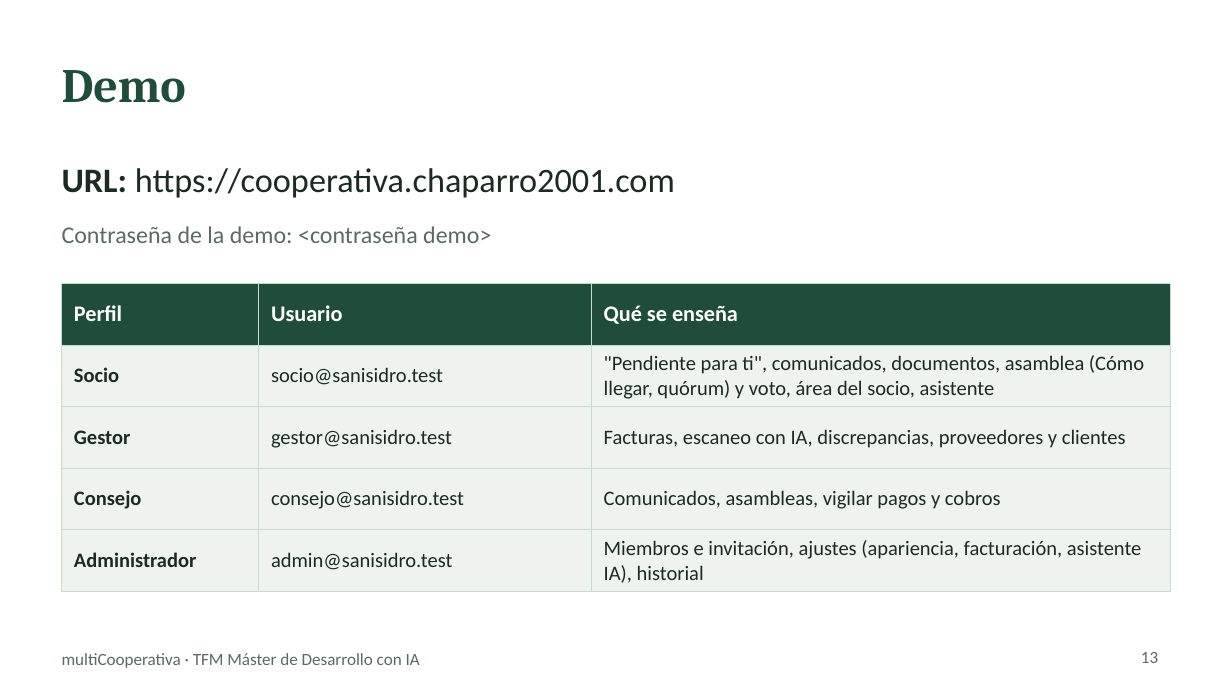
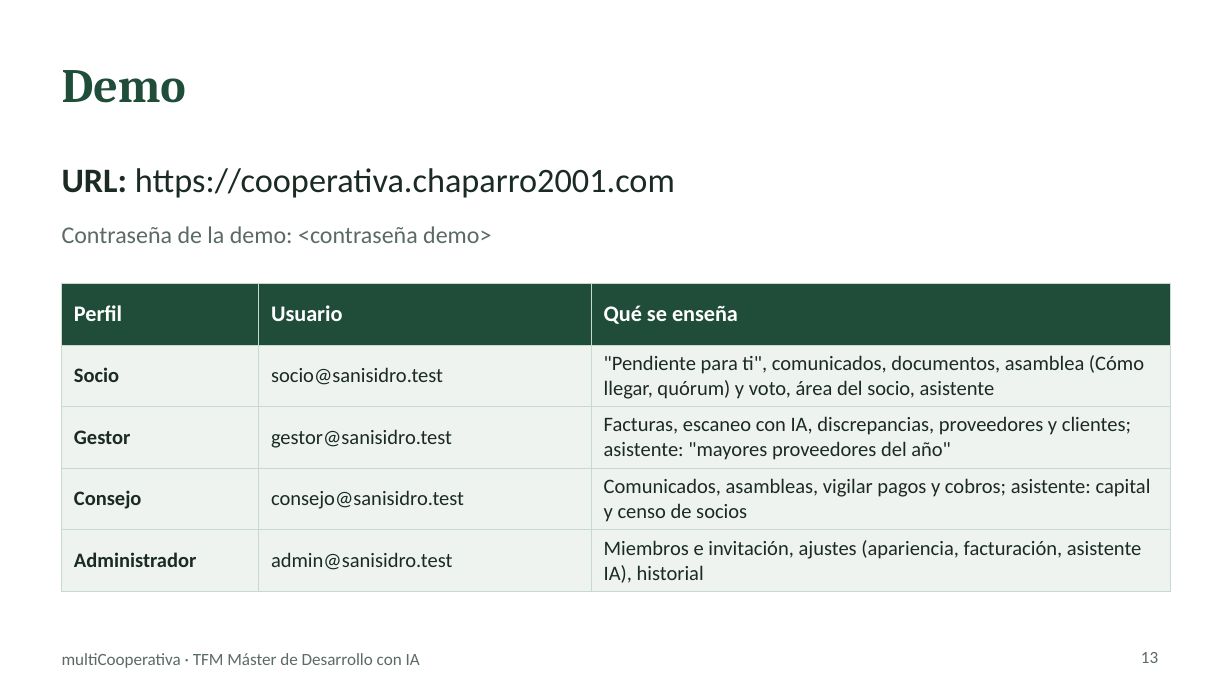
Before and after one commit to chaparro2001/multiCooperativa, a slide deck: slide 13 of docs/slides/multicooperativa-tfm.pptx. Drawn at 1232x693 pixels with LibreOffice and Linux fonts; fonts in the diff are those of the drawing. Boxes give left, top, right and bottom in pixels: in the first picture for what was removed or moved away, otherwise in the second. Text is boxed around its words. In the diff, an @@ line names an element or a change of style, - is before the commit and + after.

```diff
--- a/docs/slides/multicooperativa-tfm.pptx
+++ b/docs/slides/multicooperativa-tfm.pptx
@@ table at (x1=62, y1=283, x2=1170, y2=591) @@
@@ row 3, column 3: "Facturas, escaneo con IA, discrepancias, proveedores y clientes" to "Facturas, escaneo con IA, discrepancias, proveedores y clientes; asistente: "mayores proveedores del año"" @@
-row 4, column 3: Comunicados, asambleas, vigilar pagos y cobros
+row 4, column 3: Comunicados, asambleas, vigilar pagos y cobros; asistente: capital y censo de socios
```
Also in this commit, not shown: 8 other slides changed, 2 other files.
